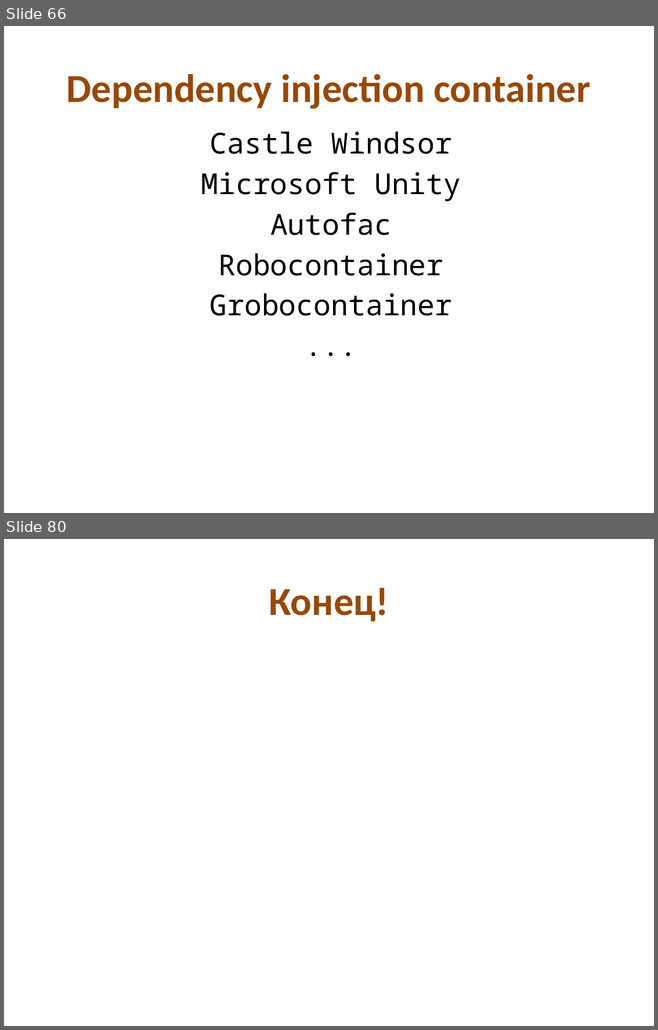
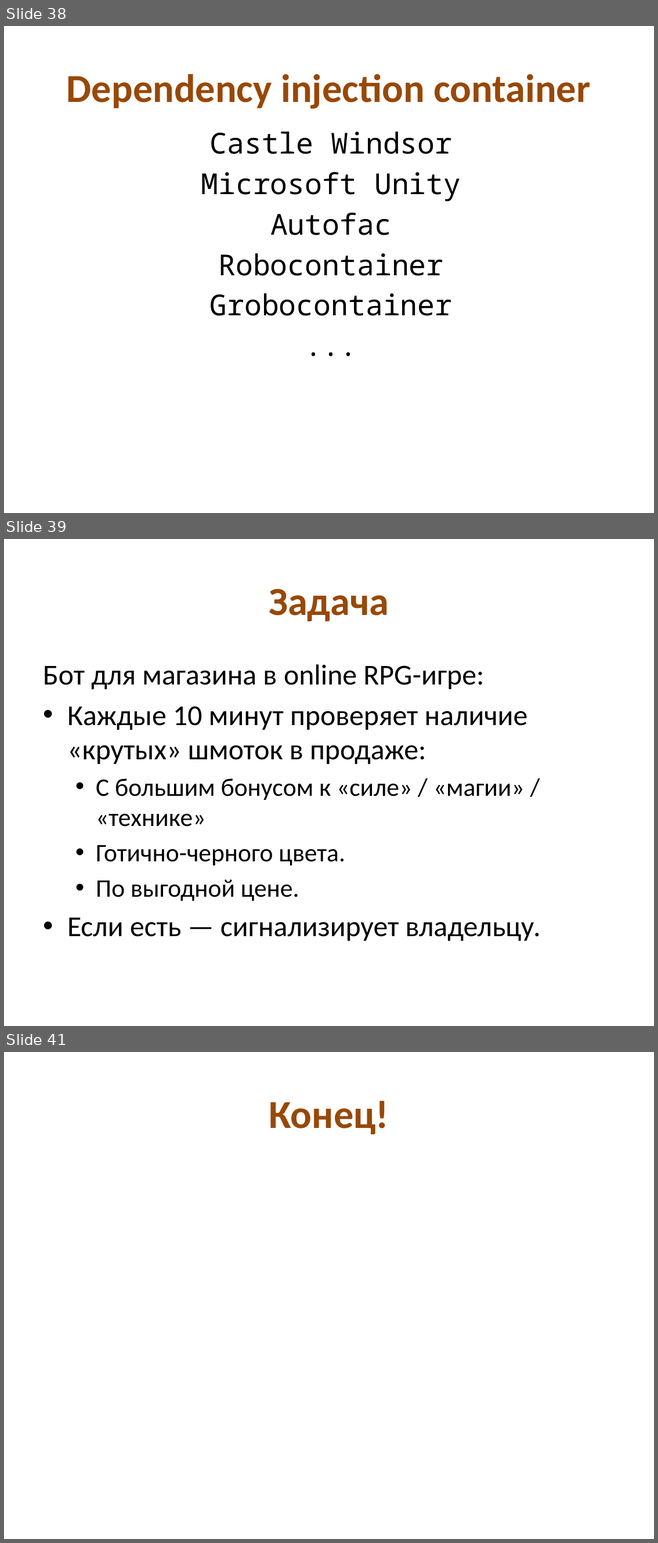
Before and after one commit to kontur-edu/2013, a slide deck: CodeDesign/Проектирование @ КрешКурс2013.pptx. Shown one above the other, each under a label of ours: slides 66 and 80 before the commit, slides 38, 39 and 41 after it; the slides between them are not shown. The pictures are 658x1030 and 658x1543 pixels, drawn with LibreOffice and Linux fonts; fonts in the diff are those of the drawing. Boxes give left, top, right and bottom in pixels: in the first picture for what was removed or moved away, otherwise in the second. Text is boxed around its words. In the diff, an @@ line names an element or a change of style, - is before the commit and + after.

```diff
--- a/CodeDesign/Проектирование @ КрешКурс2013.pptx
+++ b/CodeDesign/Проектирование @ КрешКурс2013.pptx
@@ slide 39 added at box(4, 539, 654, 1026), background #FFFFFF @@
@@ title added at box(268, 589, 389, 621), 44 pt, text #984807, bold @@
+Задача
@@ text added at box(43, 664, 540, 942), 32 pt, text #000000 @@
+Бот для магазина в online RPG-игре:
+• Каждые 10 минут проверяет наличие «крутых» шмоток в продаже:
+  • С большим бонусом к «силе» / «магии» / «технике»
+  • Готично-черного цвета.
+  • По выгодной цене.
+• Если есть — сигнализирует владельцу.
@@ what was slide 66 is now slide 38 @@
@@ what was slide 80 is now slide 41 @@
```
Also in this commit, not shown: 12 slides changed, 5 other slides added, 45 slides removed.
